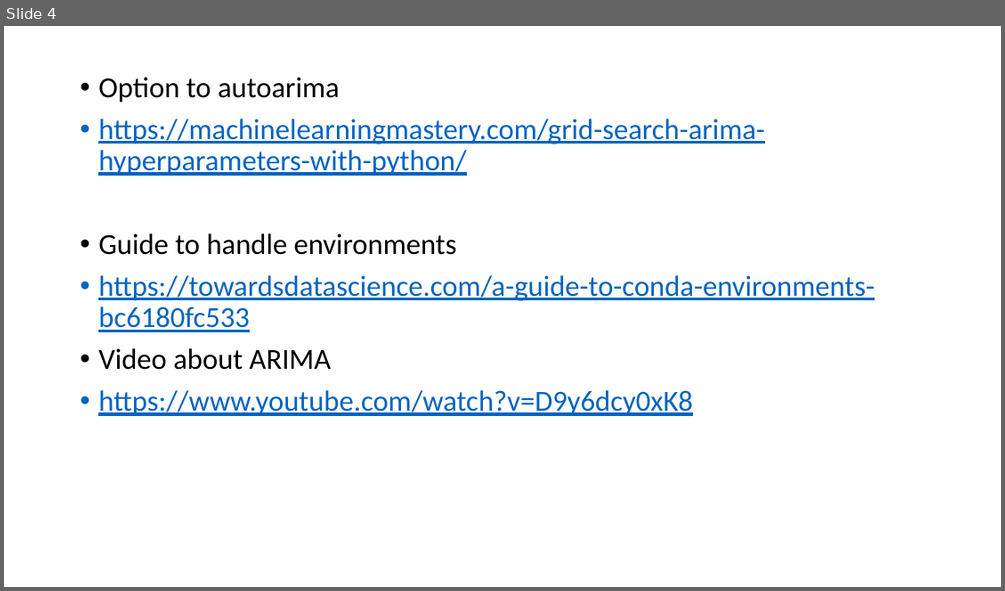
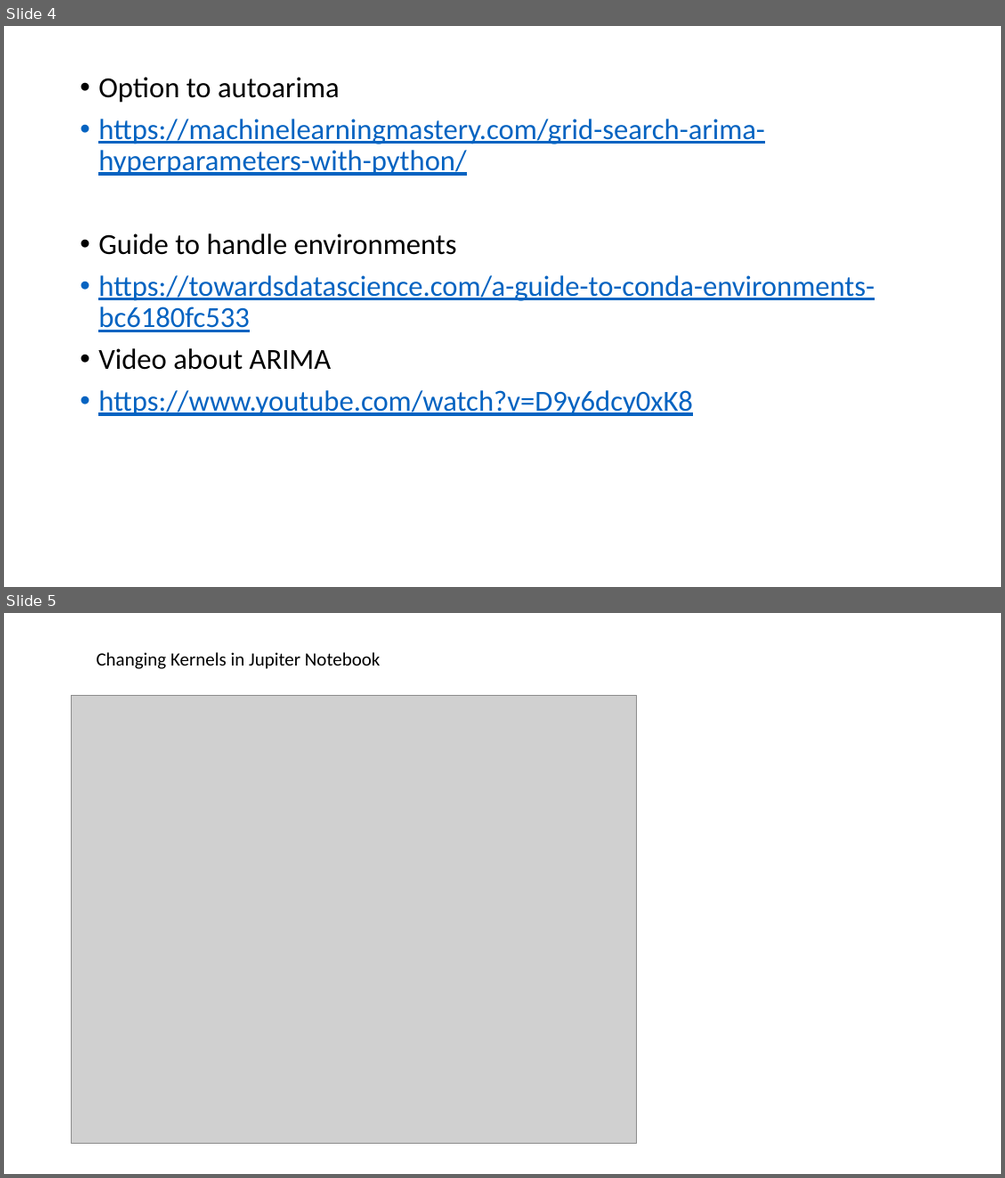
Before and after one commit to johnhillescobar/how_to_win_a_kaggle_competition, a slide deck: final_project/environment_files/Managing_environment_Jupyter.pptx. Shown one above the other, each under a label of ours: slide 4 before the commit, slides 4 and 5 after it. The pictures are 1005x591 and 1005x1178 pixels, drawn with LibreOffice and Linux fonts; fonts in the diff are those of the drawing; grey boxes stand for pictures. Boxes give left, top, right and bottom in pixels: in the first picture for what was removed or moved away, otherwise in the second. Text is boxed around its words. In the diff, an @@ line names an element or a change of style, - is before the commit and + after.

```diff
--- a/final_project/environment_files/Managing_environment_Jupyter.pptx
+++ b/final_project/environment_files/Managing_environment_Jupyter.pptx
@@ slide 5 added at [4,613,1001,1174], background #FFFFFF @@
@@ text added at [97,652,380,669], 18 pt, text #000000 @@
+Changing Kernels in Jupiter Notebook
@@ picture added at [72,696,637,1143] @@
```
Also in this commit, not shown: 1 other file.
